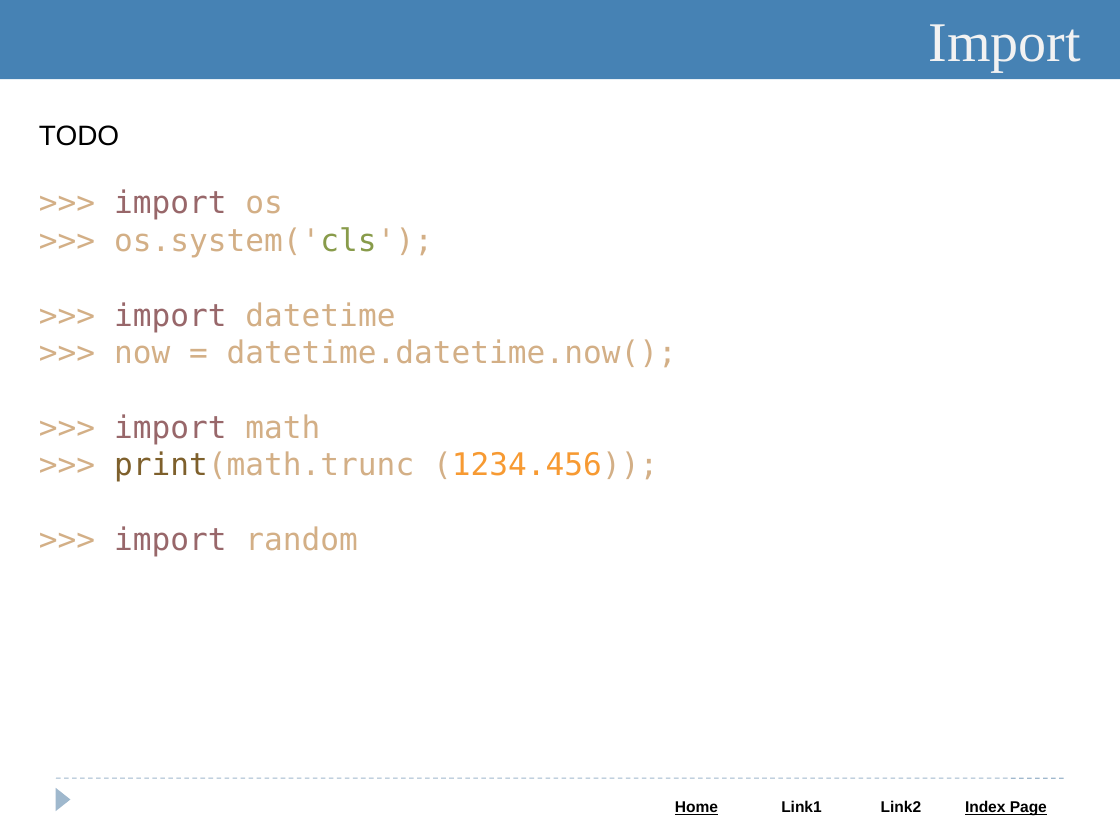
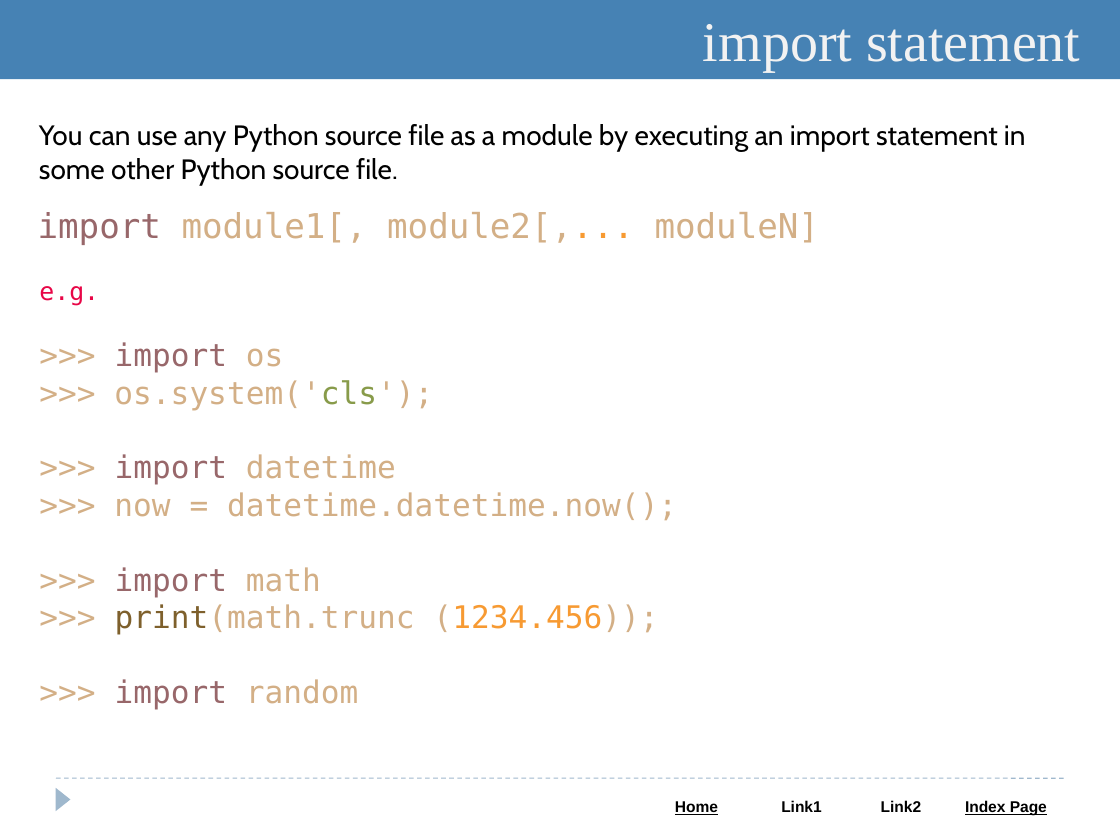
Before and after one commit to Saleel-Bagde-drive/Python-and-Web-PPTs, a slide deck: slide 47 of Python.pptx (slide 34 before the commit). Drawn at 1120x840 pixels with LibreOffice and Linux fonts; fonts in the diff are those of the drawing. Boxes give left, top, right and bottom in pixels: in the first picture for what was removed or moved away, otherwise in the second. Text is boxed around its words. In the diff, an @@ line names an element or a change of style, - is before the commit and + after.

```diff
--- a/Python.pptx
+++ b/Python.pptx
@@ text in rectangle at (x1=703, y1=24, x2=1080, y2=72): text changed @@
-Import
+import statement
@@ text removed at (x1=39, y1=125, x2=119, y2=146) @@
-TODO
@@ text added at (x1=39, y1=124, x2=1026, y2=185), 18 pt, text #000000 @@
+You can use any Python source file as a module by executing an import statement in some other Python source file.
@@ text added at (x1=38, y1=212, x2=820, y2=245), 22 pt, text #D3AF86 @@
+import module1[, module2[,... moduleN]
@@ text "e.g." moved from (x1=114, y1=189, x2=677, y2=556) to (x1=39, y1=286, x2=677, y2=709) @@
@@ text at (x1=39, y1=286, x2=99, y2=306): paragraph added @@
+e.g.
```
Also in this commit, not shown: 19 other slides changed, 9 slides added, 3 slides removed.
